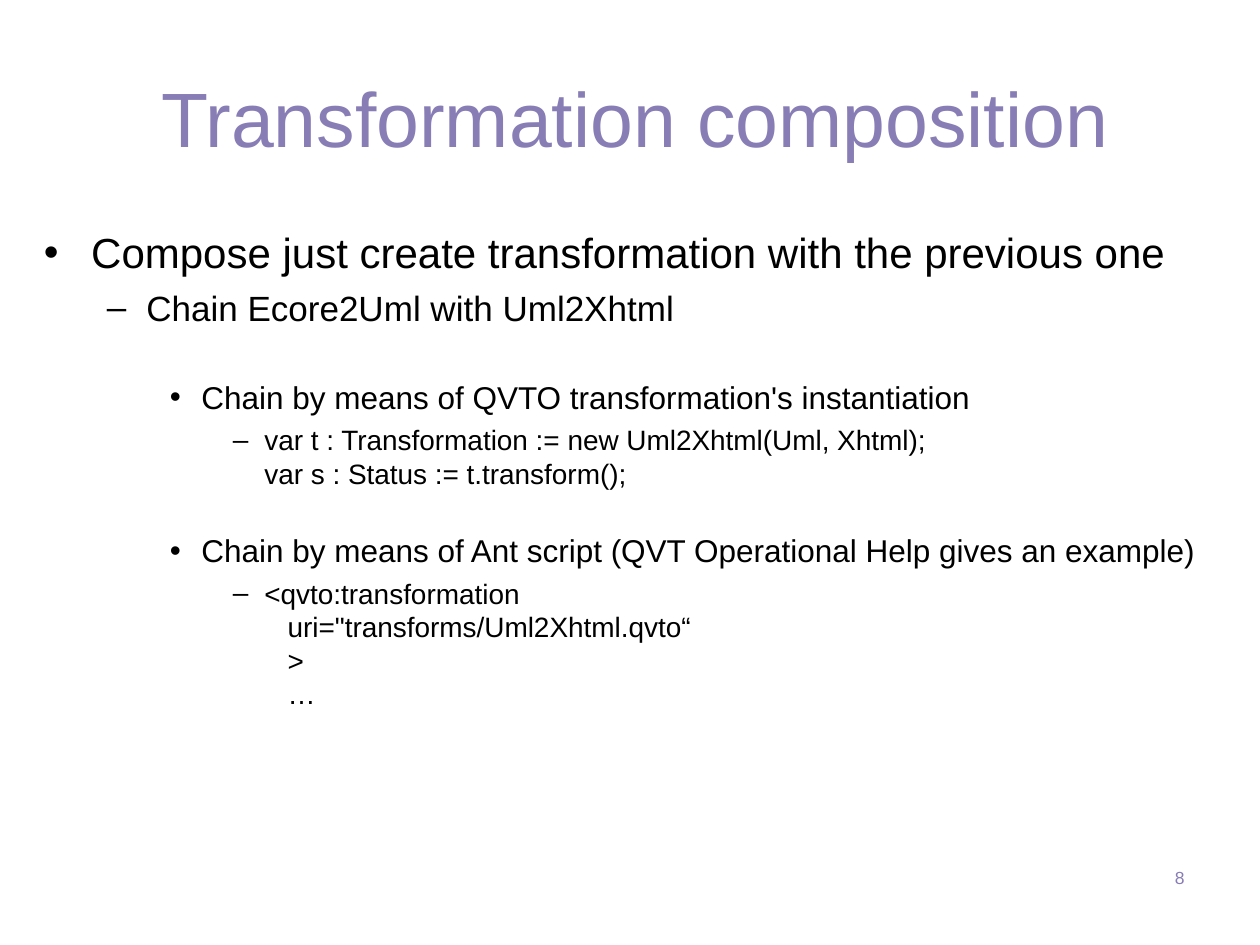
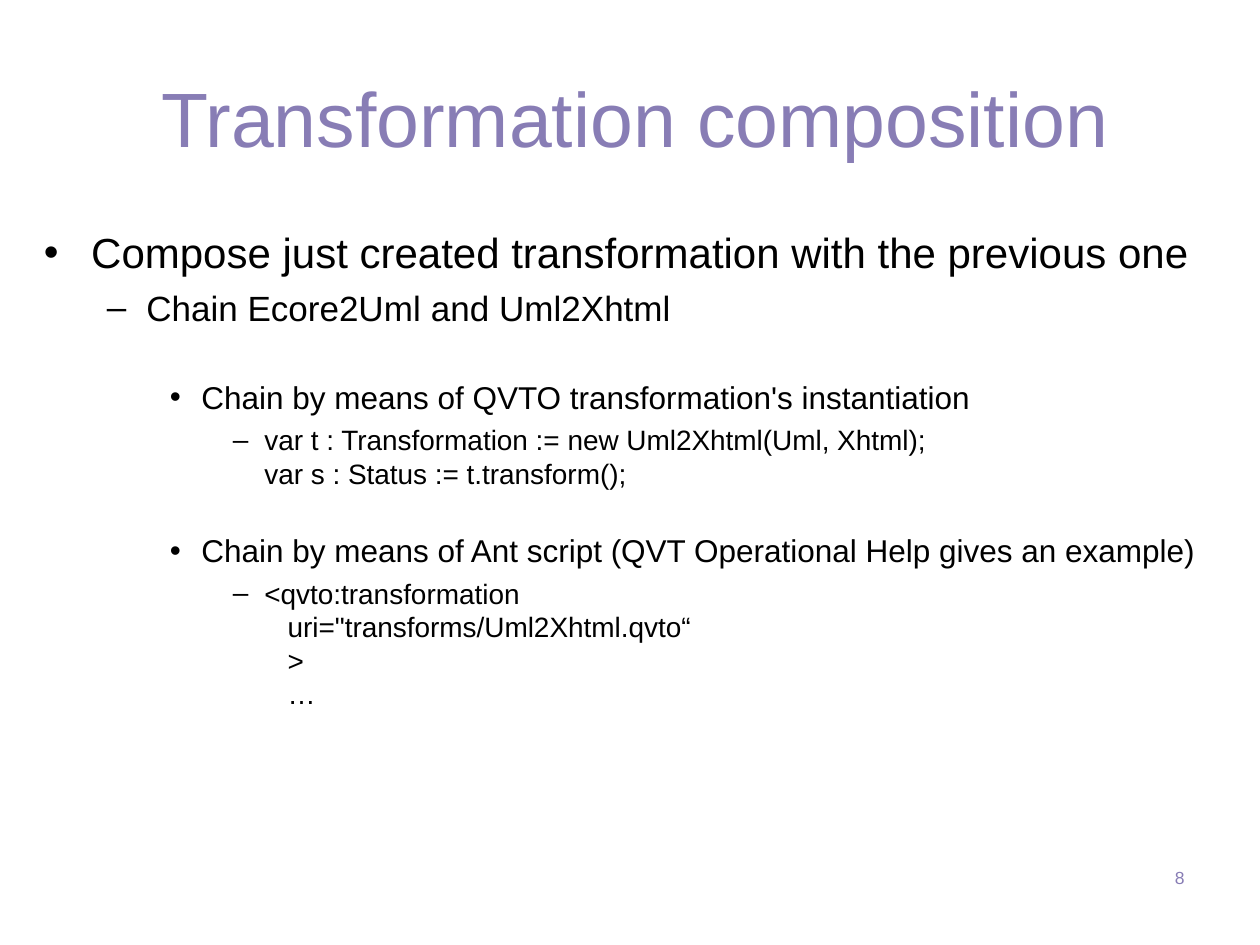
Before and after one commit to wilbert-alberts/qvto, a slide deck: slide 8 of examples/org.eclipse.m2m.qvt.oml.econ2009.tutorial/projects/qvto.uml2xhtml.model/slides/The Art of Model Transformation with Operational QVT.ppt. Drawn at 1260x945 pixels with LibreOffice and Linux fonts; fonts in the diff are those of the drawing; background and template pictures are left out. Boxes give left, top, right and bottom in pixels: in the first picture for what was removed or moved away, otherwise in the second. Text is boxed around its words. In the diff, an @@ line names an element or a change of style, - is before the commit and + after.

Commit message:
UML to XHtml example added

```diff
--- a/examples/org.eclipse.m2m.qvt.oml.econ2009.tutorial/projects/qvto.uml2xhtml.model/slides/The Art of Model Transformation with Operational QVT.ppt
+++ b/examples/org.eclipse.m2m.qvt.oml.econ2009.tutorial/projects/qvto.uml2xhtml.model/slides/The Art of Model Transformation with Operational QVT.ppt
@@ text at [91, 237, 1188, 322]: text changed @@
-• Compose just create transformation with the previous one
-  – Chain Ecore2Uml with Uml2Xhtml
+• Compose just created transformation with the previous one
+  – Chain Ecore2Uml and Uml2Xhtml
```
Also in this commit, not shown: 2 other slides changed.
